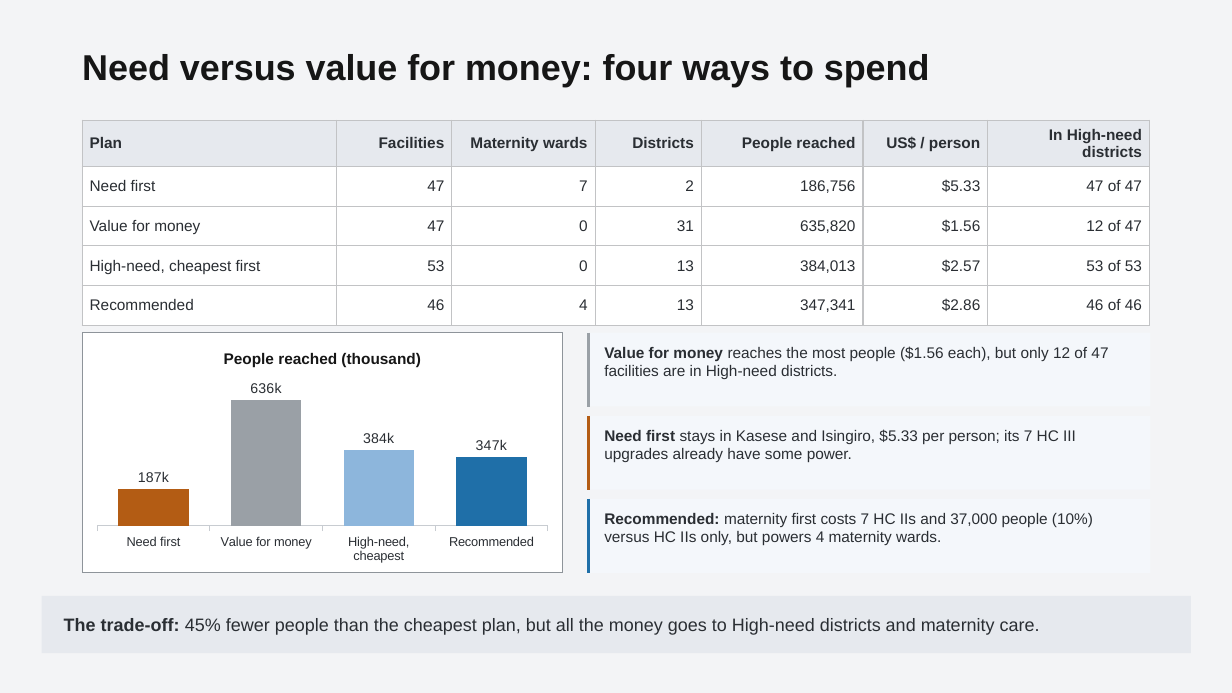
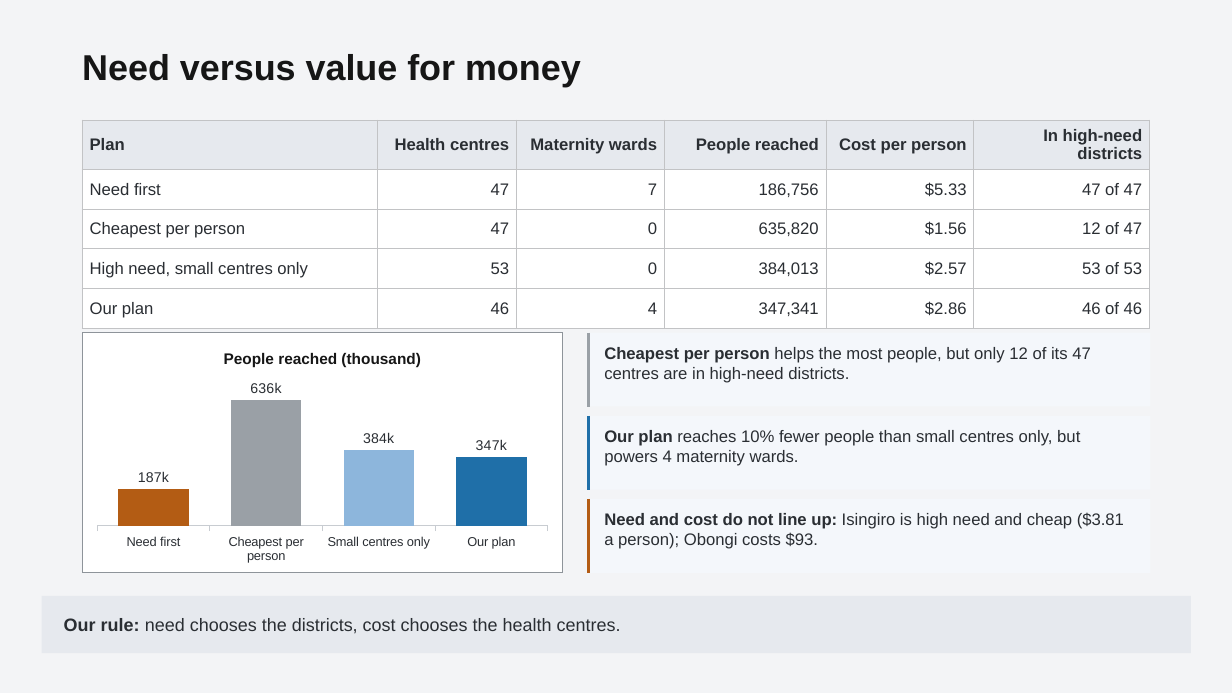
Before and after one commit to chilalaabubakar/EDA, a slide deck: slide 8 of presentation/Case_Study_4_Healthcare_Electrification_Uganda.pptx (slide 11 before the commit). Drawn at 1232x693 pixels with LibreOffice and Linux fonts; fonts in the diff are those of the drawing. Boxes give left, top, right and bottom in pixels: in the first picture for what was removed or moved away, otherwise in the second. Text is boxed around its words. In the diff, an @@ line names an element or a change of style, - is before the commit and + after.

```diff
--- a/presentation/Case_Study_4_Healthcare_Electrification_Uganda.pptx
+++ b/presentation/Case_Study_4_Healthcare_Electrification_Uganda.pptx
@@ text at box(82, 54, 581, 87): text changed @@
-Need versus value for money: four ways to spend
+Need versus value for money
@@ table at box(82, 120, 1150, 322) @@
-column 1: Plan | Need first | Value for money | High-need, cheapest first | Recommended
+column 1: Plan | Need first | Cheapest per person | High need, small centres only | Our plan
-column 2, row 1: Facilities
+column 2, row 1: Health centres
-column 4: Districts | 2 | 31 | 13 | 13
-column 5, row 1: US$ / person
+column 5, row 1: Cost per person
-column 6, row 1: In High-need districts
+column 6, row 1: In high-need districts
@@ column chart at box(88, 337, 557, 568) @@
-categories: Need first, Value for money, High-need, cheapest, Recommended
+categories: Need first, Cheapest per person, Small centres only, Our plan
@@ text at box(604, 347, 1091, 383): text changed; size 12 to 13 pt @@
-Value for money reaches the most people ($1.56 each), but only 12 of 47 facilities are in High-need districts.
+Cheapest per person helps the most people, but only 12 of its 47 centres are in high-need districts.
@@ line (589, 416) - (589, 490): stroke #B35C14 3 pt to #1F6FA8 3 pt @@
@@ text at box(604, 430, 1080, 466): text changed; size 12 to 13 pt @@
-Need first stays in Kasese and Isingiro, $5.33 per person; its 7 HC III upgrades already have some power.
+Our plan reaches 10% fewer people than small centres only, but powers 4 maternity wards.
@@ line (589, 499) - (589, 573): stroke #1F6FA8 3 pt to #B35C14 3 pt @@
@@ text at box(604, 513, 1124, 549): text changed; size 12 to 13 pt @@
-Recommended: maternity first costs 7 HC IIs and 37,000 people (10%) versus HC IIs only, but powers 4 maternity wards.
+Need and cost do not line up: Isingiro is high need and cheap ($3.81 a person); Obongi costs $93.
@@ text at box(64, 618, 621, 634): text changed @@
-The trade-off: 45% fewer people than the cheapest plan, but all the money goes to High-need districts and maternity care.
+Our rule: need chooses the districts, cost chooses the health centres.
```
Also in this commit, not shown: 6 other slides changed, 2 slides added, 8 slides removed, 2 other files.
